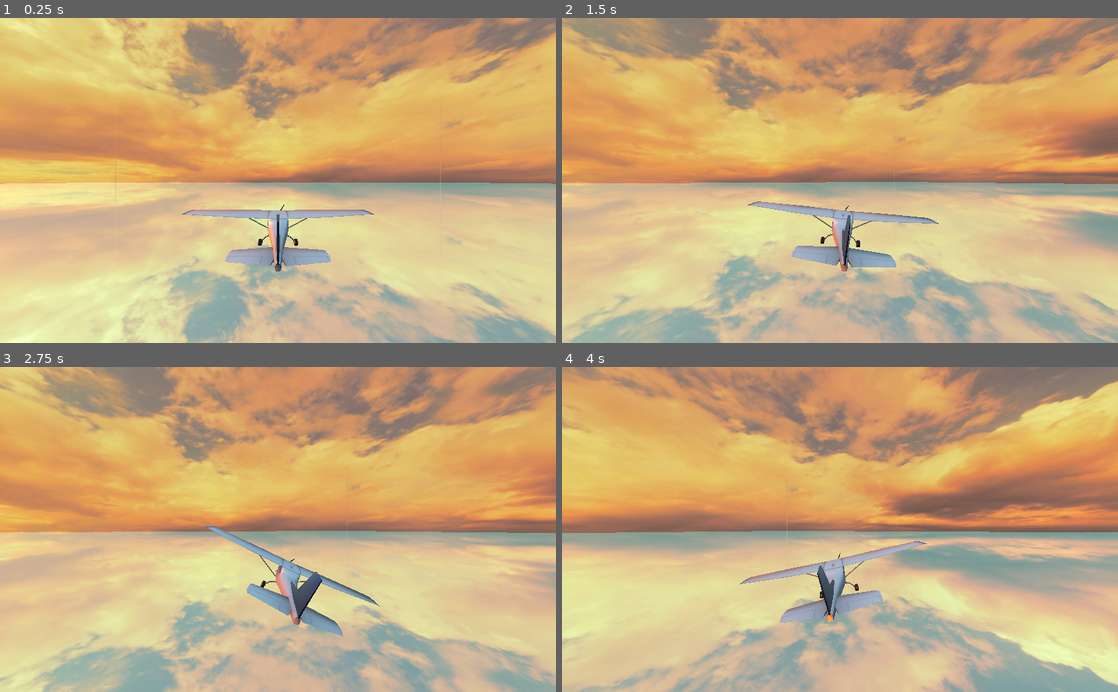
Above: before the commit, frames 1-4 (two rows, left to right).
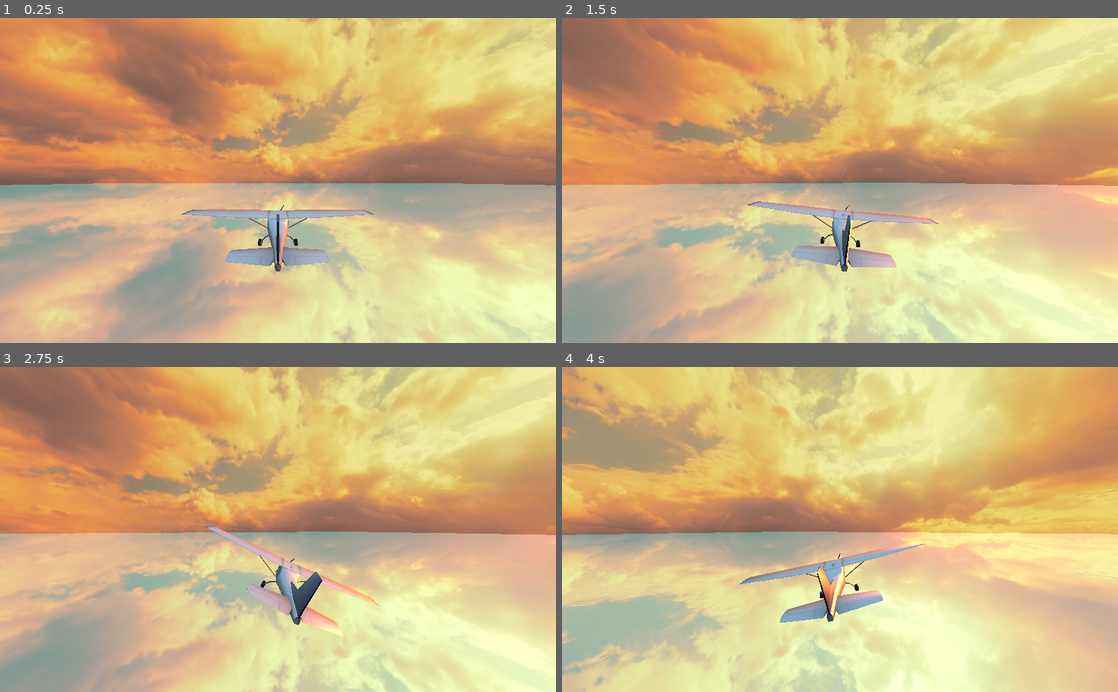
Above: after the commit, the same moments.

Repository: RichoM/SunsetFlight
Game: Godot game, scene res://main.tscn
The game is run twice, just before and just after one commit, with the same random seed, the same clock (stepped at 60 frames per second) and the same inputs.
Inputs:
- Up to frame 1 (0.25 s): no input
- Up to frame 2 (1.5 s): tap Enter at 0.5 s; hold Right (ui_right) 0.53-1.28 s; hold Left (ui_left) from 1.28 s (still down)
- Up to frame 3 (2.75 s): release Left (ui_left) at 2.03 s; hold Right (ui_right) from 2.03 s (still down)
- Up to frame 4 (4 s): release Right (ui_right) at 3.53 s; hold Left (ui_left) from 3.53 s (still down)

The runs differ from the first frame. In frame 1, 68% of the frame differs, in the area x 0-100%, y 0-100%; in frame 2, 67%; in frame 3, 67%; in frame 4, 69%.

Commit message:
Replaced simple_skybox package with my own custom skybox

Diff:
--- a/assets/simple_skybox/Skybox.gd
+++ /dev/null
@@ -1,34 +0,0 @@
-tool
-extends Spatial
-
-onready var sky_mesh = preload("res://assets/simple_skybox/skybox.obj")
-
-export(StreamTexture) var TextureFront = null
-
-export(StreamTexture) var TextureBack = null
-
-export(StreamTexture) var TextureBottom = null
-
-export(StreamTexture) var TextureUp = null
-
-export(StreamTexture) var TextureLeft = null
-
-export(StreamTexture) var TextureRight = null
-
-func create_mat(texture):
-	var m = SpatialMaterial.new()
-	m.flags_unshaded = true
-	m.albedo_texture = texture
-	return m
-
-func _ready():
-	var i_mesh = MeshInstance.new()
-	i_mesh.name = "SkyMeshInstance"
-	i_mesh.mesh = sky_mesh
-	add_child(i_mesh)
-	i_mesh.set_surface_material(0, create_mat(TextureBottom))
-	i_mesh.set_surface_material(1, create_mat(TextureUp))
-	i_mesh.set_surface_material(2, create_mat(TextureFront))
-	i_mesh.set_surface_material(3, create_mat(TextureLeft))
-	i_mesh.set_surface_material(4, create_mat(TextureBack))
-	i_mesh.set_surface_material(5, create_mat(TextureRight))
--- a/assets/simple_skybox/Skybox.tscn
+++ /dev/null
@@ -1,6 +0,0 @@
-[gd_scene load_steps=2 format=2]
-
-[ext_resource path="res://assets/simple_skybox/Skybox.gd" type="Script" id=1]
-
-[node name="Skybox" type="Spatial"]
-script = ExtResource( 1 )
--- a/main.tscn
+++ b/main.tscn
@@ -1,13 +1,7 @@
-[gd_scene load_steps=11 format=2]
+[gd_scene load_steps=5 format=2]
 
 [ext_resource path="res://airplane.tscn" type="PackedScene" id=1]
-[ext_resource path="res://assets/simple_skybox/Skybox.tscn" type="PackedScene" id=2]
-[ext_resource path="res://cloudy/yellowcloud_up.jpg" type="Texture" id=4]
-[ext_resource path="res://cloudy/yellowcloud_ft.jpg" type="Texture" id=5]
-[ext_resource path="res://cloudy/yellowcloud_rt.jpg" type="Texture" id=6]
-[ext_resource path="res://cloudy/yellowcloud_lf.jpg" type="Texture" id=7]
-[ext_resource path="res://cloudy/yellowcloud_dn.jpg" type="Texture" id=8]
-[ext_resource path="res://cloudy/yellowcloud_bk.jpg" type="Texture" id=9]
+[ext_resource path="res://skybox.tscn" type="PackedScene" id=3]
 
 [sub_resource type="PlaneMesh" id=1]
 
@@ -23,22 +17,16 @@
 transform = Transform( 1, 0, 0, 0, 1, 0, 0, 0, 1, 0, 0.502445, 0 )
 
 [node name="sun" type="DirectionalLight" parent="."]
-transform = Transform( -1.62921e-07, -0.201488, 0.979491, 0, 0.979491, 0.201488, -1, 3.28266e-08, -1.59579e-07, 0, 1.37825, 0.78892 )
+transform = Transform( -0.0640616, 0.201074, -0.977479, 0, 0.979491, 0.201488, 0.997946, 0.0129076, -0.0627478, 0, 1.37825, 0.78892 )
 light_color = Color( 1, 0.470588, 0, 1 )
 light_energy = 5.06
 light_specular = 1.0
 directional_shadow_mode = 0
 
-[node name="Skybox" parent="." instance=ExtResource( 2 )]
-transform = Transform( 10, 0, 0, 0, 5, 0, 0, 0, 10, 0, 0, 0 )
-TextureFront = ExtResource( 6 )
-TextureBack = ExtResource( 7 )
-TextureBottom = ExtResource( 8 )
-TextureUp = ExtResource( 4 )
-TextureLeft = ExtResource( 5 )
-TextureRight = ExtResource( 9 )
-
 [node name="ground" type="MeshInstance" parent="."]
 transform = Transform( 54, 0, 0, 0, 1, 0, 0, 0, 54, 0, 0.030206, 0 )
 mesh = SubResource( 1 )
 material/0 = SubResource( 2 )
+
+[node name="skybox" parent="." instance=ExtResource( 3 )]
+transform = Transform( 30, 0, 0, 0, 30, 0, 0, 0, 30, 0, 0, 0 )
--- /dev/null
+++ b/skybox.tscn
@@ -0,0 +1,71 @@
+[gd_scene load_steps=16 format=2]
+
+[ext_resource path="res://cloudy/yellowcloud_up.jpg" type="Texture" id=2]
+[ext_resource path="res://cloudy/yellowcloud_rt.jpg" type="Texture" id=3]
+[ext_resource path="res://cloudy/yellowcloud_lf.jpg" type="Texture" id=4]
+[ext_resource path="res://cloudy/yellowcloud_bk.jpg" type="Texture" id=5]
+[ext_resource path="res://cloudy/yellowcloud_ft.jpg" type="Texture" id=6]
+[ext_resource path="res://cloudy/yellowcloud_dn.jpg" type="Texture" id=7]
+
+[sub_resource type="PlaneMesh" id=1]
+
+[sub_resource type="SpatialMaterial" id=5]
+flags_unshaded = true
+albedo_texture = ExtResource( 2 )
+
+[sub_resource type="SpatialMaterial" id=6]
+flags_unshaded = true
+albedo_texture = ExtResource( 7 )
+
+[sub_resource type="PlaneMesh" id=2]
+
+[sub_resource type="SpatialMaterial" id=7]
+flags_unshaded = true
+albedo_texture = ExtResource( 3 )
+
+[sub_resource type="SpatialMaterial" id=8]
+flags_unshaded = true
+albedo_texture = ExtResource( 4 )
+
+[sub_resource type="PlaneMesh" id=3]
+
+[sub_resource type="SpatialMaterial" id=9]
+flags_unshaded = true
+albedo_texture = ExtResource( 5 )
+
+[sub_resource type="SpatialMaterial" id=10]
+flags_unshaded = true
+albedo_texture = ExtResource( 6 )
+
+[node name="skybox" type="Spatial"]
+transform = Transform( 10, 0, 0, 0, 10, 0, 0, 0, 10, 0, 0, 0 )
+
+[node name="up" type="MeshInstance" parent="."]
+transform = Transform( 1, -3.25841e-07, -3.25841e-07, -3.25841e-07, -1, 0, -3.25841e-07, 1.06173e-13, -1, 0, 0.995, 0 )
+mesh = SubResource( 1 )
+material/0 = SubResource( 5 )
+
+[node name="down" type="MeshInstance" parent="."]
+transform = Transform( 1, 0, 0, 0, 1, 0, 0, 0, 1, 0, -0.995, 0 )
+mesh = SubResource( 1 )
+material/0 = SubResource( 6 )
+
+[node name="front" type="MeshInstance" parent="."]
+transform = Transform( 1, 0, 0, 0, -1.62921e-07, -1, 0, 1, -1.62921e-07, 0, 0, -0.995 )
+mesh = SubResource( 2 )
+material/0 = SubResource( 7 )
+
+[node name="back" type="MeshInstance" parent="."]
+transform = Transform( -1, -3.25841e-07, 5.30863e-14, 0, -1.62921e-07, -1, 3.25841e-07, -1, 1.62921e-07, 0, 0, 0.995 )
+mesh = SubResource( 2 )
+material/0 = SubResource( 8 )
+
+[node name="left" type="MeshInstance" parent="."]
+transform = Transform( -1.62921e-07, 1, 5.30863e-14, -1.62921e-07, 2.65431e-14, -1, -1, -1.62921e-07, 1.62921e-07, -0.995, 0, 0 )
+mesh = SubResource( 3 )
+material/0 = SubResource( 9 )
+
+[node name="right" type="MeshInstance" parent="."]
+transform = Transform( -1.62921e-07, -1, 0, -1.62921e-07, 2.65431e-14, -1, 1, -1.62921e-07, -1.62921e-07, 0.995, 0, 0 )
+mesh = SubResource( 3 )
+material/0 = SubResource( 10 )
Not shown, removed: assets/simple_skybox/skybox.obj
Not shown, removed: assets/simple_skybox/skybox.obj.import
Not shown, removed: LICENSE
Not shown, removed: README.md
